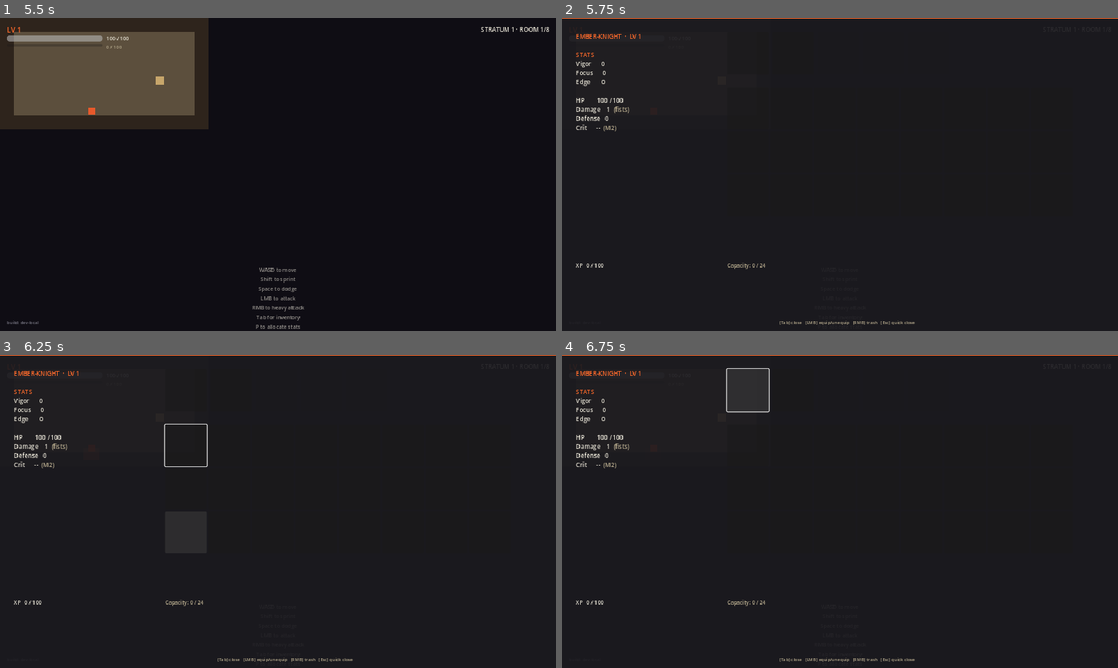
Above: before the commit, frames 1-4 (two rows, left to right).
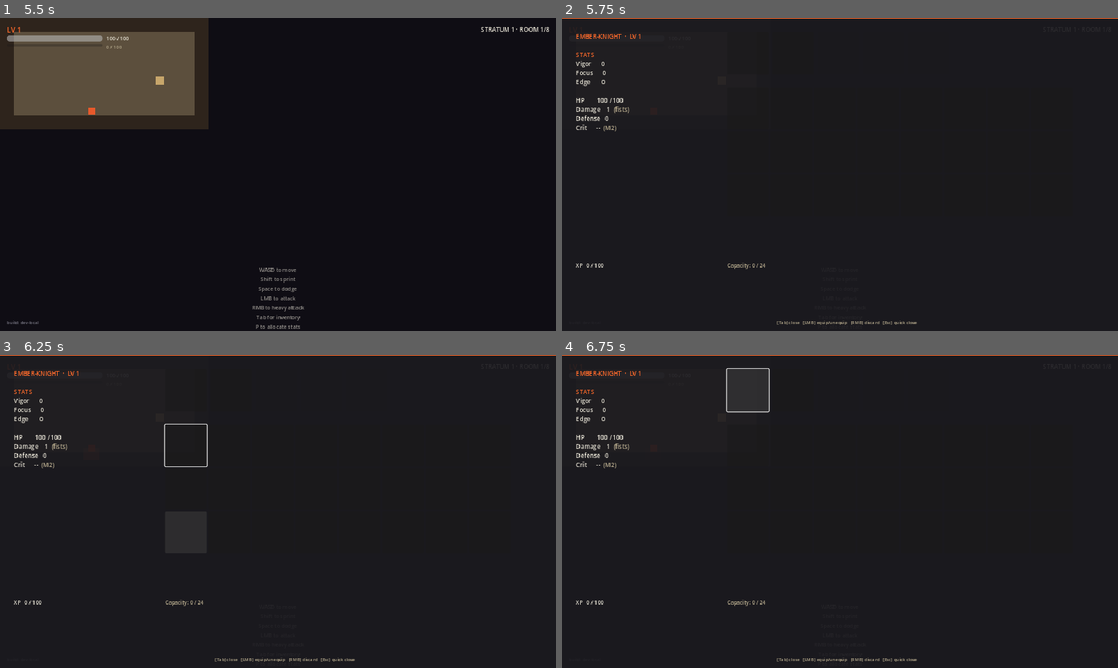
Above: after the commit, the same moments.

Repository: TSandvaer/RandomGame
Game: Godot game, scene res://scenes/Main.tscn
Two runs of this game, one before a commit and one after it. Both use one fixed random seed, a clock stepped at 60 frames per second and the inputs below. Sound files missing from this copy of the repository are replaced by a short silence.
Inputs (mouse positions are in pixels of both pictures, inside the frame that each line leads up to):
- Up to frame 1 (5.5 s): tap Enter at 0.5, 2, 3.5 s; move the mouse to (400, 158) at 0.52 s; hold D (move_right) 0.53-1.25 s; right-click (400, 158) at 0.6 s; click (400, 158) at 0.67 s; tap Space (dodge) at 1.25, 2.1, 2.75, 4.25 s; drag from (166, 190) to (250, 237) at 1.27 s; move the mouse to (333, 105) at 2.02 s; hold D (move_right) 2.03-2.75 s; click (333, 105) at 2.17 s; drag from (250, 237) to (111, 127) at 2.77 s; move the mouse to (444, 221) at 3.52 s; hold A (move_left) 3.53-4.25 s; hold Shift (sprint) 3.53-4.25 s; click (444, 221) at 3.67 s; tap F11 (test_force_close_inventory) at 4.15 s; drag from (111, 127) to (194, 96) at 4.27 s; move the mouse to (305, 174) at 5.02 s; hold S (move_down) from 5.03 s (still down); tap P at 5.1 s; click (305, 174) at 5.17 s
- Up to frame 2 (5.75 s): keep holding S (move_down); tap Tab (toggle_inventory) at 5.65 s
- Up to frame 3 (6.25 s): release S (move_down) at 5.75 s; drag from (194, 433) to (166, 527) at 5.77 s
- Up to frame 4 (6.75 s): click (745, 389) at 6.5 s

Frame 1 is identical in both runs. In frame 2, 0.2% of the frame differs, in the area x 38-64%, y 96-98%; in frame 3, 0.2%; in frame 4, 0.2%.

Commit message:
fix(ui): swap "Trash" -> "Discard" per Sponsor verb-choice ack

Diff:
--- a/scripts/ui/InventoryPanel.gd
+++ b/scripts/ui/InventoryPanel.gd
@@ -20,10 +20,11 @@
 ## **Click model on grid cells:**
 ##   - Left-click inventory cell with item -> equip into the def's slot
 ##     (Uma IS-15). Empty cell click is a no-op.
-##   - Right-click inventory cell with item -> trash (item permanently
+##   - Right-click inventory cell with item -> discard (item permanently
 ##     removed; no ground drop in M1 — verb deliberately renamed from
 ##     "drop" so the label matches the behavior, per Sponsor M2 W3 soak
-##     finding 2026-05-16 + `team/uma-ux/inventory-drop-vs-trash-triage.md`).
+##     finding 2026-05-16 + `team/uma-ux/inventory-drop-vs-trash-triage.md`
+##     — triage recommended "Trash"; Sponsor picked "Discard").
 ##   - Left-click equipped slot with item -> unequip back to inventory
 ##     (Uma IS-16).
 ##
@@ -516,10 +517,11 @@
 				return
 			inv.equip(item, target)
 		MOUSE_BUTTON_RIGHT:
-			# Trash — permanently remove the item. No ground-drop spawn in M1
+			# Discard — permanently remove the item. No ground-drop spawn in M1
 			# (verb renamed from "drop" so the footer hint matches actual
 			# behavior; real drop-on-ground is a post-M1 ticket — see
-			# `team/uma-ux/inventory-drop-vs-trash-triage.md`).
+			# `team/uma-ux/inventory-drop-vs-trash-triage.md` — triage
+			# recommended "Trash"; Sponsor picked "Discard").
 			inv.remove(item)
 
 
@@ -899,7 +901,7 @@
 func _build_footer_hint() -> void:
 	var hint: Label = Label.new()
 	hint.name = "FooterHint"
-	hint.text = "[Tab] close   [LMB] equip/unequip   [RMB] trash   [Esc] quick close"
+	hint.text = "[Tab] close   [LMB] equip/unequip   [RMB] discard   [Esc] quick close"
 	hint.add_theme_color_override("font_color", COLOR_HINT)
 	hint.add_theme_font_size_override("font_size", 10)
 	hint.set_anchors_preset(Control.PRESET_BOTTOM_WIDE)
--- a/tests/test_inventory_panel.gd
+++ b/tests/test_inventory_panel.gd
@@ -9,10 +9,11 @@
 ##   4. Click empty slot -> no-op.
 ##   5. Click equipped slot -> unequips.
 ##   6. Click inventory slot with item -> swaps to slot.
-##   7. Right-click in inventory -> trash (item permanently removed; for
+##   7. Right-click in inventory -> discard (item permanently removed; for
 ##      M1 just remove, no ground-drop spawn — verb renamed from "drop"
 ##      per Sponsor M2 W3 soak 2026-05-16 +
-##      `team/uma-ux/inventory-drop-vs-trash-triage.md`).
+##      `team/uma-ux/inventory-drop-vs-trash-triage.md` — triage
+##      recommended "Trash"; Sponsor picked "Discard").
 ##   8. Esc closes panel.
 
 const InventoryPanelScript: Script = preload("res://scripts/ui/InventoryPanel.gd")
@@ -165,25 +166,26 @@
 
 
 # =======================================================================
-# Test 7 — Right-click in inventory -> trash (M1: permanently remove)
-# =======================================================================
-#
-# Verb is "Trash", not "Drop": M1 does not spawn a Pickup at the player's
+# Test 7 — Right-click in inventory -> discard (M1: permanently remove)
+# =======================================================================
+#
+# Verb is "Discard", not "Drop": M1 does not spawn a Pickup at the player's
 # feet, so the UI label "Drop" was misleading (Sponsor M2 W3 soak
-# 2026-05-16 finding; triage in `team/uma-ux/inventory-drop-vs-trash-triage.md`).
-# This test now pins the trash semantics — if a future PR adds real
+# 2026-05-16 finding; triage in `team/uma-ux/inventory-drop-vs-trash-triage.md`
+# — triage recommended "Trash"; Sponsor picked "Discard").
+# This test now pins the discard semantics — if a future PR adds real
 # ground-drop behavior, it should add a separate verb (e.g. Shift+RMB)
 # and this test stays as-is.
 
-func test_right_click_inventory_trashes_item() -> void:
+func test_right_click_inventory_discards_item() -> void:
 	var panel: InventoryPanel = _make_panel()
 	var item: ItemInstance = _make_weapon_item()
 	_inv().add(item)
 	panel.open()
 	panel.force_click_inventory_index_for_test(0, MOUSE_BUTTON_RIGHT)
 	# Item permanently removed (no equip, no ground spawn — M1 simplification,
-	# verb is "trash" not "drop").
-	assert_eq(_inv().get_items().size(), 0, "item trashed from inventory")
+	# verb is "discard" not "drop").
+	assert_eq(_inv().get_items().size(), 0, "item discarded from inventory")
 	assert_null(_inv().get_equipped(&"weapon"), "and not equipped")
 
 
